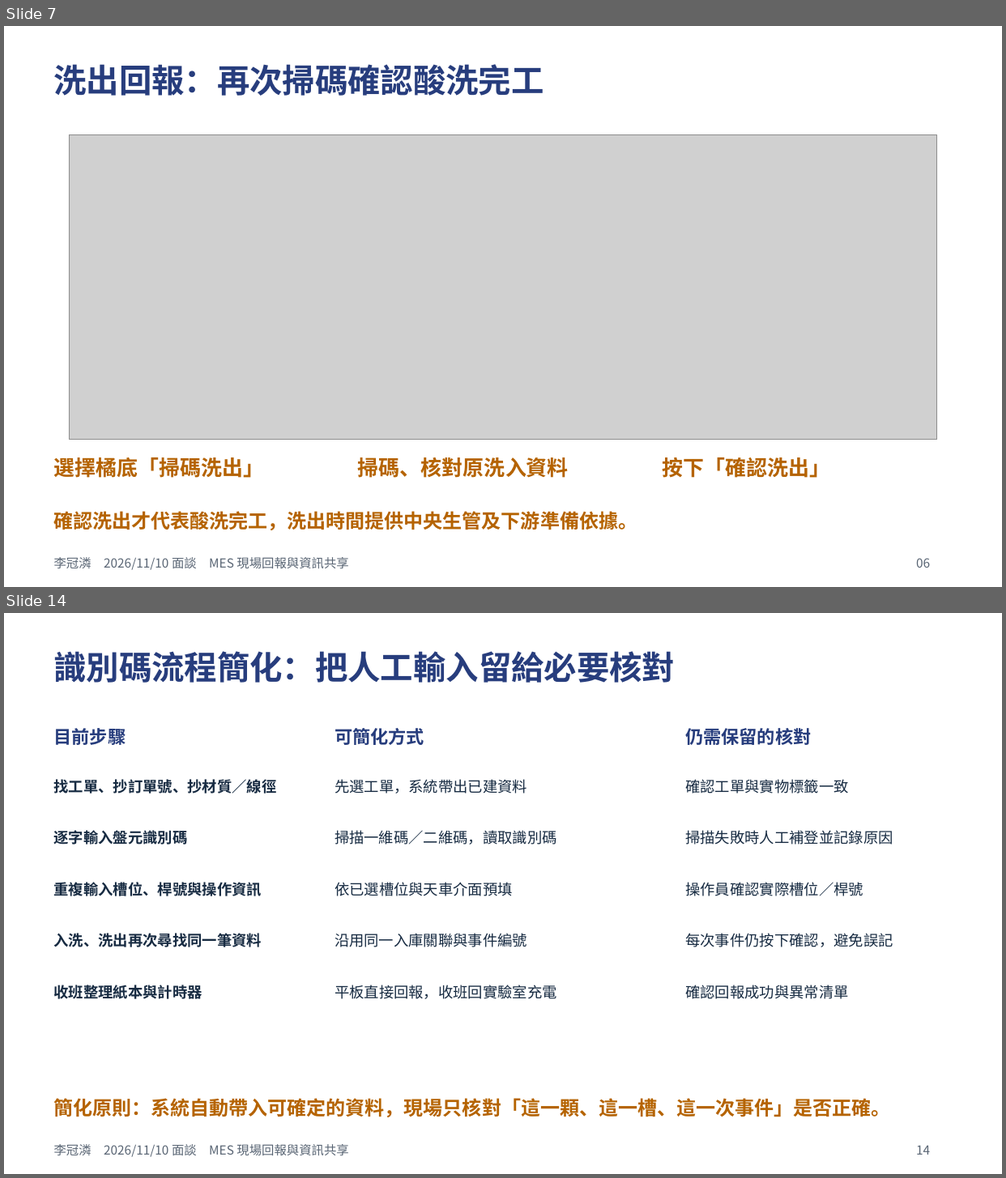
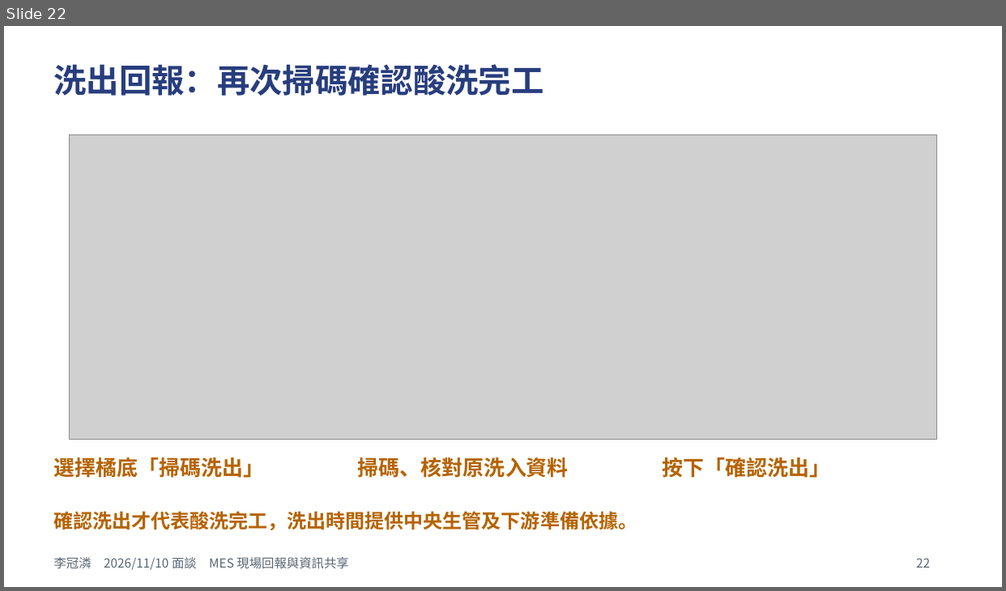
Before and after one commit to vannessiii2/report2, a slide deck: ppt/MES洗入洗出與天車AR_1110面談版.pptx. Shown one above the other, each under a label of ours: slides 7 and 14 before the commit, slide 22 after it; the slides between them are not shown. The pictures are 1006x1178 and 1006x591 pixels, drawn with LibreOffice and Linux fonts; fonts in the diff are those of the drawing; grey boxes stand for pictures. Boxes give left, top, right and bottom in pixels: in the first picture for what was removed or moved away, otherwise in the second. Text is boxed around its words. In the diff, an @@ line names an element or a change of style, - is before the commit and + after.

```diff
--- a/ppt/MES洗入洗出與天車AR_1110面談版.pptx
+++ b/ppt/MES洗入洗出與天車AR_1110面談版.pptx
@@ slide 14 removed at box(4, 613, 1002, 1174), background #FFFFFF @@
@@ text removed at box(54, 651, 675, 683) @@
-識別碼流程簡化：把人工輸入留給必要核對
@@ text removed at box(54, 728, 126, 745) @@
-目前步驟
@@ text removed at box(334, 728, 424, 745) @@
-可簡化方式
@@ text removed at box(685, 728, 811, 745) @@
-仍需保留的核對
@@ text removed at box(54, 779, 277, 794) @@
-找工單、抄訂單號、抄材質／線徑
@@ text removed at box(334, 779, 527, 794) @@
-先選工單，系統帶出已建資料
@@ text removed at box(685, 779, 849, 794) @@
-確認工單與實物標籤一致
@@ text removed at box(54, 830, 188, 845) @@
-逐字輸入盤元識別碼
@@ text removed at box(334, 830, 557, 845) @@
-掃描一維碼／二維碼，讀取識別碼
@@ text removed at box(685, 830, 893, 845) @@
-掃描失敗時人工補登並記錄原因
@@ text removed at box(54, 882, 262, 897) @@
-重複輸入槽位、桿號與操作資訊
@@ text removed at box(334, 882, 513, 897) @@
-依已選槽位與天車介面預填
@@ text removed at box(685, 882, 863, 897) @@
-操作員確認實際槽位／桿號
@@ text removed at box(54, 933, 262, 948) @@
-入洗、洗出再次尋找同一筆資料
@@ text removed at box(334, 933, 527, 948) @@
-沿用同一入庫關聯與事件編號
@@ text removed at box(685, 933, 893, 948) @@
-每次事件仍按下確認，避免誤記
@@ text removed at box(54, 985, 202, 999) @@
-收班整理紙本與計時器
@@ text removed at box(334, 985, 557, 999) @@
-平板直接回報，收班回實驗室充電
@@ text removed at box(685, 985, 849, 999) @@
-確認回報成功與異常清單
@@ text removed at box(54, 1098, 891, 1118) @@
-簡化原則：系統自動帶入可確定的資料，現場只核對「這一顆、這一槽、這一次事件」是否正確。
@@ text removed at box(54, 1144, 348, 1157) @@
-李冠潾 2026/11/10 面談 MES 現場回報與資訊共享
@@ text removed at box(916, 1145, 930, 1155) @@
-14
@@ what was slide 7 is now slide 22 @@
@@ slide 22 changed as well @@
@@ text at box(916, 558, 930, 568): text changed @@
-06
+22
```
Also in this commit, not shown: 5 other slides changed, 16 slides added, 8 other slides removed, 2 other files.
